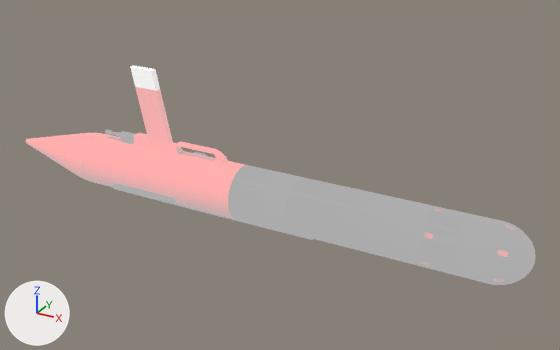
The COLLADA model models/dave_robot_models/meshes/lauv/body.dae, before and after one commit.
Rendered twice from a camera (50 mm lens) standing at (0.7, -1.117, 0.61) and looking at (0.073, 0.024, 0.04). Lighting does not change. The marker at lower left points along +X, +Y and +Z. The first picture is the older version. Where no turn or scale is listed for an object, it has been applied to the vertices.

The first picture shows 'LAUV_Body'.
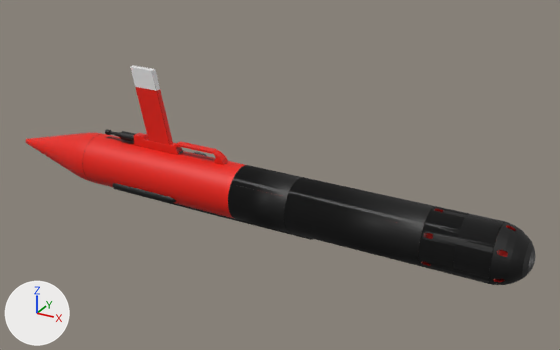
Pixel boxes (x1, y1, x2, y2) of what changed, in the pictures (560 x 350 px):
'LAUV_Body', surface changed, recoloured (darker)
    both: (26, 66, 536, 285)

Patch to the scene script:
```diff
--- a/models/dave_robot_models/meshes/lauv/body.dae.py
+++ b/models/dave_robot_models/meshes/lauv/body.dae.py
@@ mat_mbake_complete_001 @@
 mat_mbake_complete_001.texture = img_mbake_complete_png
-mat_mbake_complete_001.roughness = 0.9
-mat_mbake_complete_001.emission_color = (0.4, 0.4, 0.4)  # grey #aaaaaa
-mat_mbake_complete_001.emission_strength = 1.0
```
